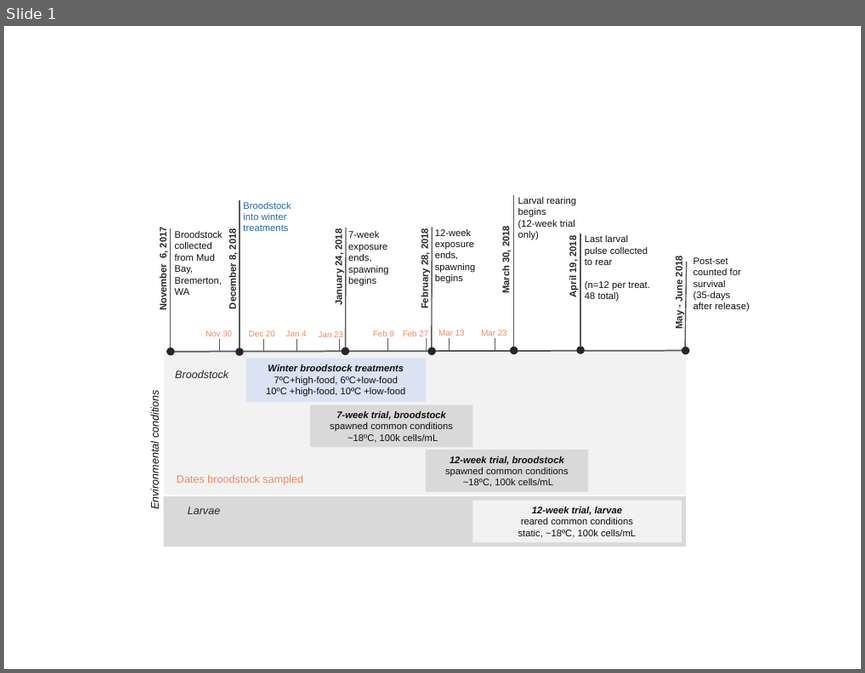
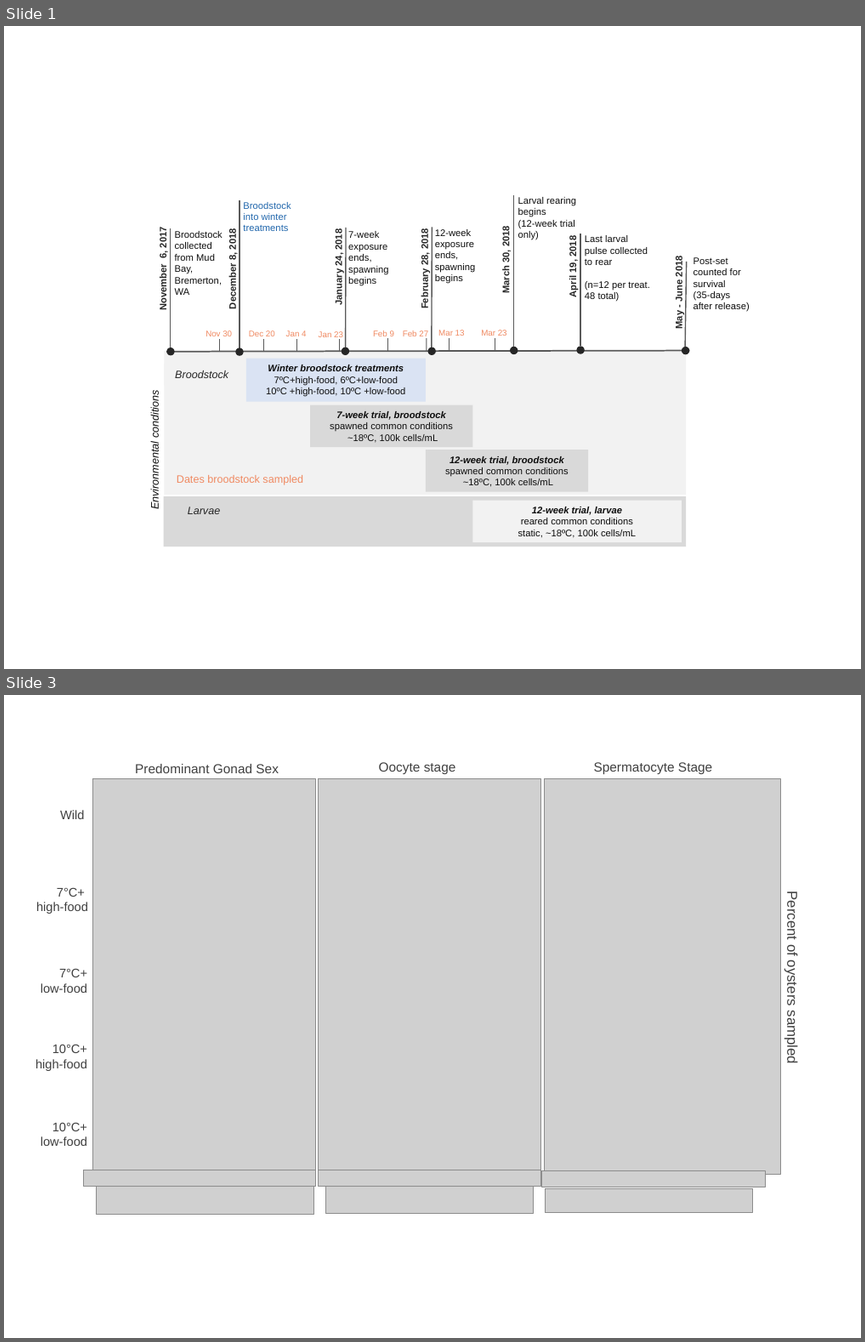
Before and after one commit to laurahspencer/O.lurida_Temperature, a slide deck: admin/plot-editing.pptx. Shown one above the other, each under a label of ours: slide 1 before the commit, slides 1 and 3 after it; the slides between them are not shown. The pictures are 865x673 and 865x1342 pixels, drawn with LibreOffice and Linux fonts; fonts in the diff are those of the drawing; grey boxes stand for pictures. Boxes give left, top, right and bottom in pixels: in the first picture for what was removed or moved away, otherwise in the second. Text is boxed around its words. In the diff, an @@ line names an element or a change of style, - is before the commit and + after.

```diff
--- a/admin/plot-editing.pptx
+++ b/admin/plot-editing.pptx
@@ slide 3 added at [4,695,861,1338], background #FFFFFF @@
@@ group added at [35,762,800,1214]: 9 pictures, 9 texts @@
+Predominant Gonad Sex
+Oocyte stage
+Spermatocyte Stage
+Percent of oysters sampled
+Wild
+7°C+
+high-food
+7°C+
+low-food
+10°C+
+high-food
+10°C+
+low-food
```
Also in this commit, not shown: 2 other slides added, 2 slides removed, 29 other files.
